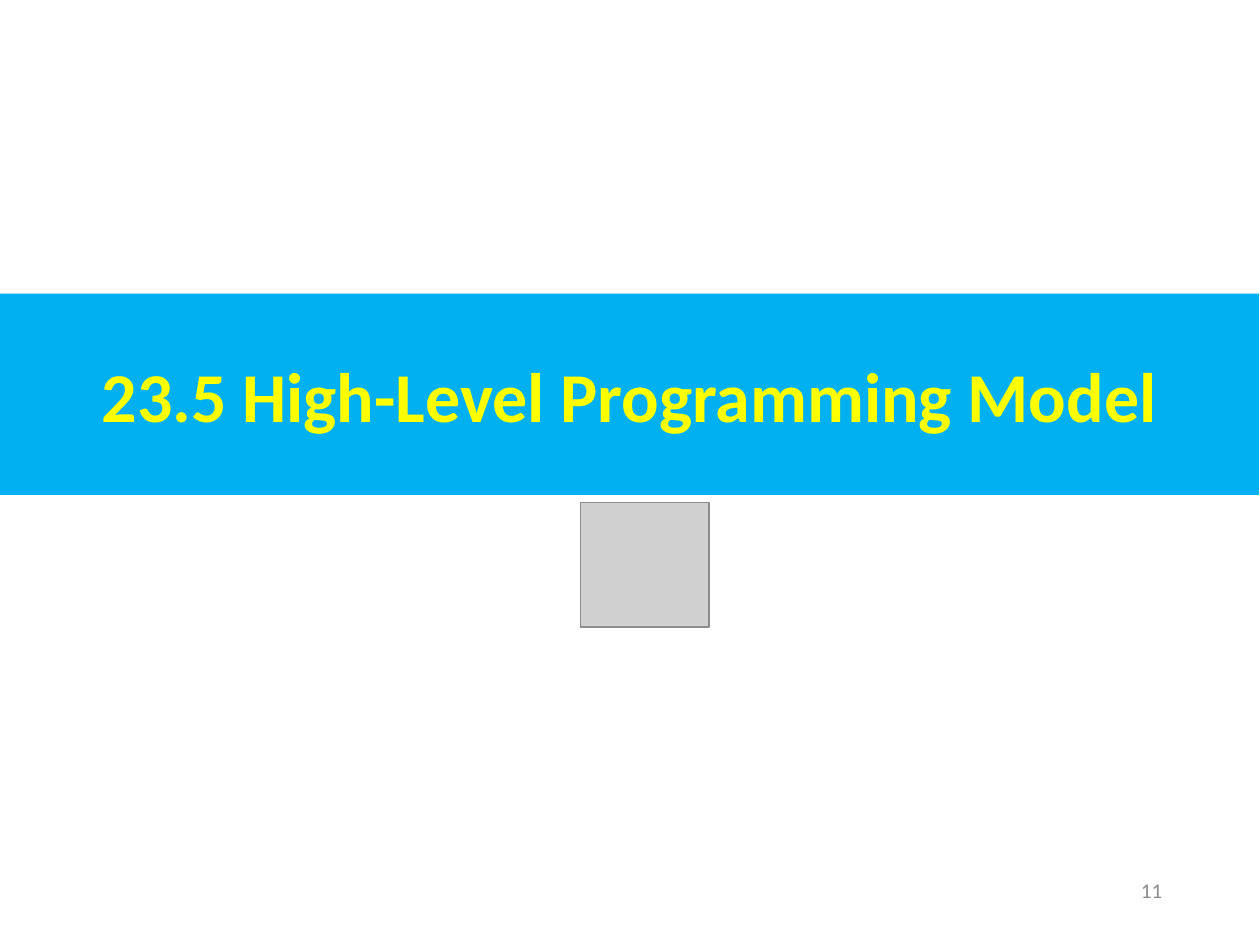
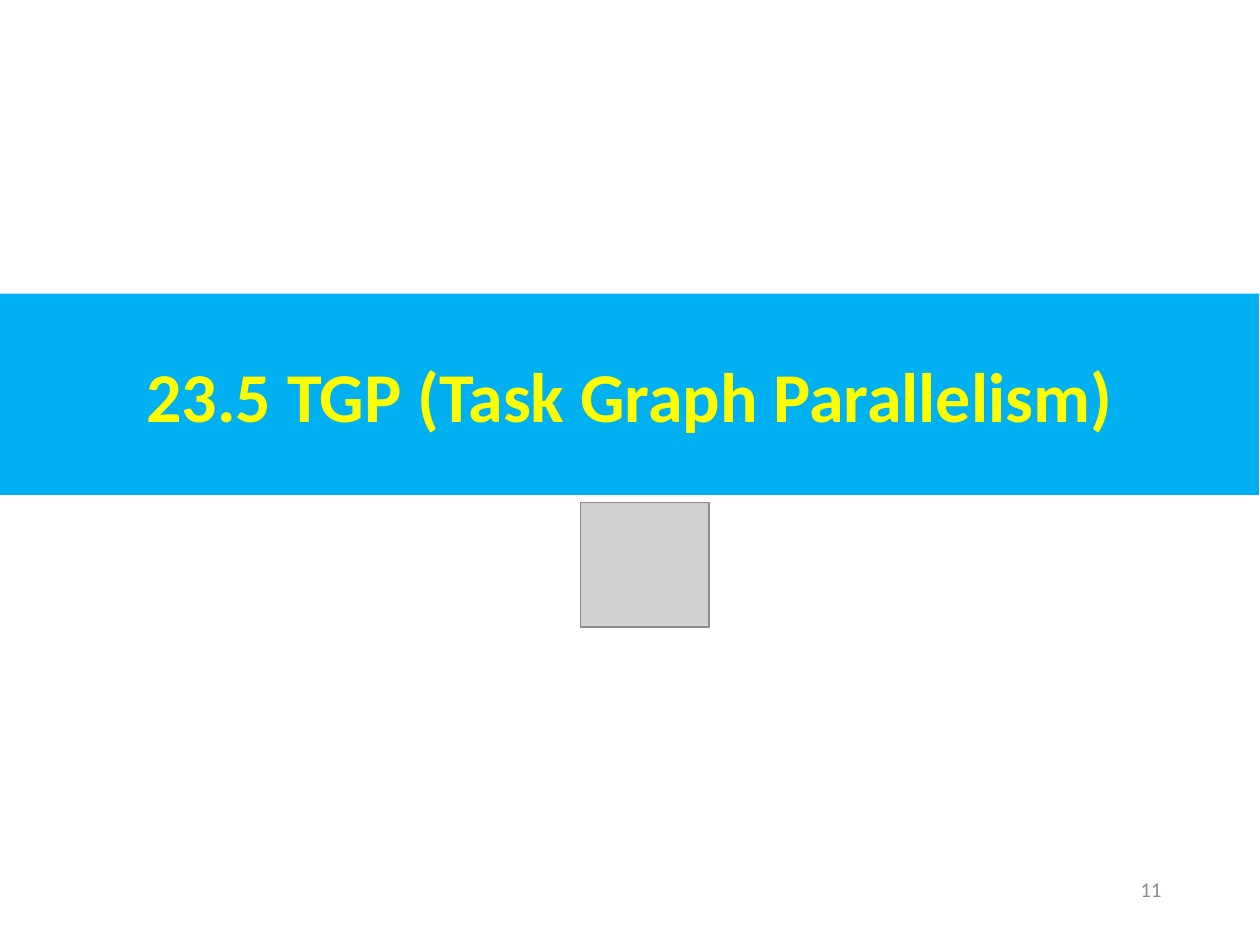
Before and after one commit to peterhchen/AIU_CS800_Chisel, a slide deck: slide 11 of 500_UCSC_HWD/023_Taskflow/000_Video/023.Taskflow.ppt. Drawn at 1260x945 pixels with LibreOffice and Linux fonts; fonts in the diff are those of the drawing; grey boxes stand for pictures. Boxes give left, top, right and bottom in pixels: in the first picture for what was removed or moved away, otherwise in the second. Text is boxed around its words. In the diff, an @@ line names an element or a change of style, - is before the commit and + after.

```diff
--- a/500_UCSC_HWD/023_Taskflow/000_Video/023.Taskflow.ppt
+++ b/500_UCSC_HWD/023_Taskflow/000_Video/023.Taskflow.ppt
@@ text in rectangle at (146,370,1112,433): text changed @@
-23.5 High-Level Programming Model
+23.5 TGP (Task Graph Parallelism)
```
Also in this commit, not shown: 7 slides added, 1 slide removed.
